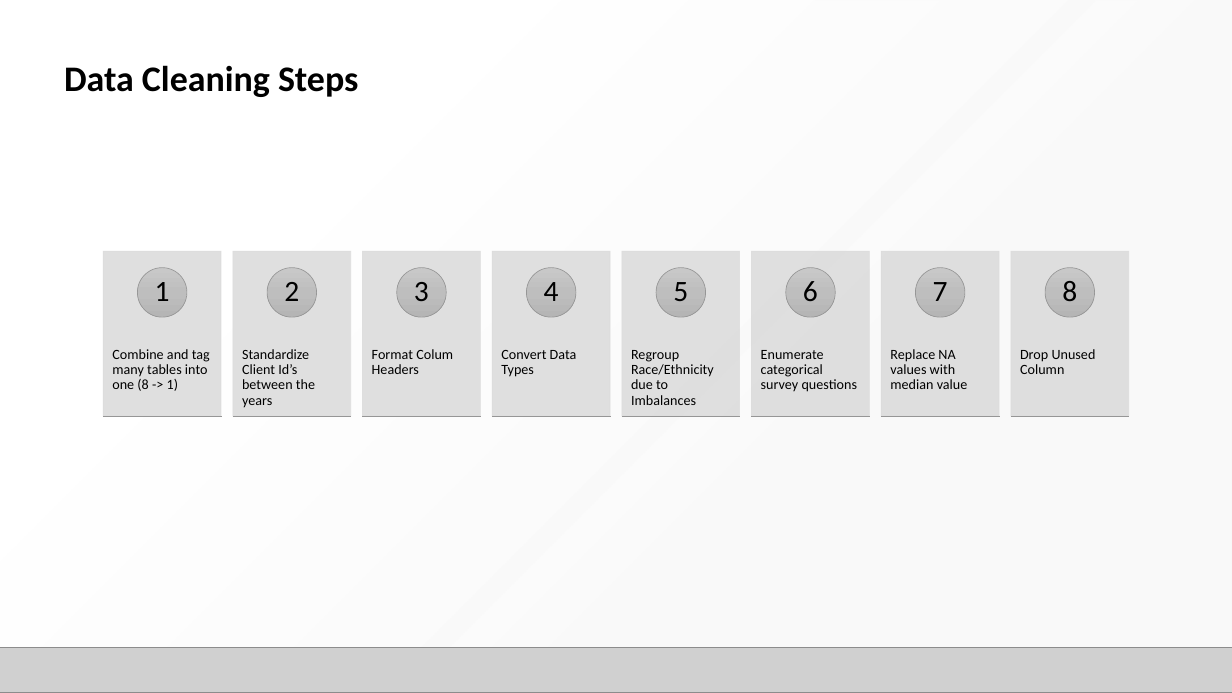
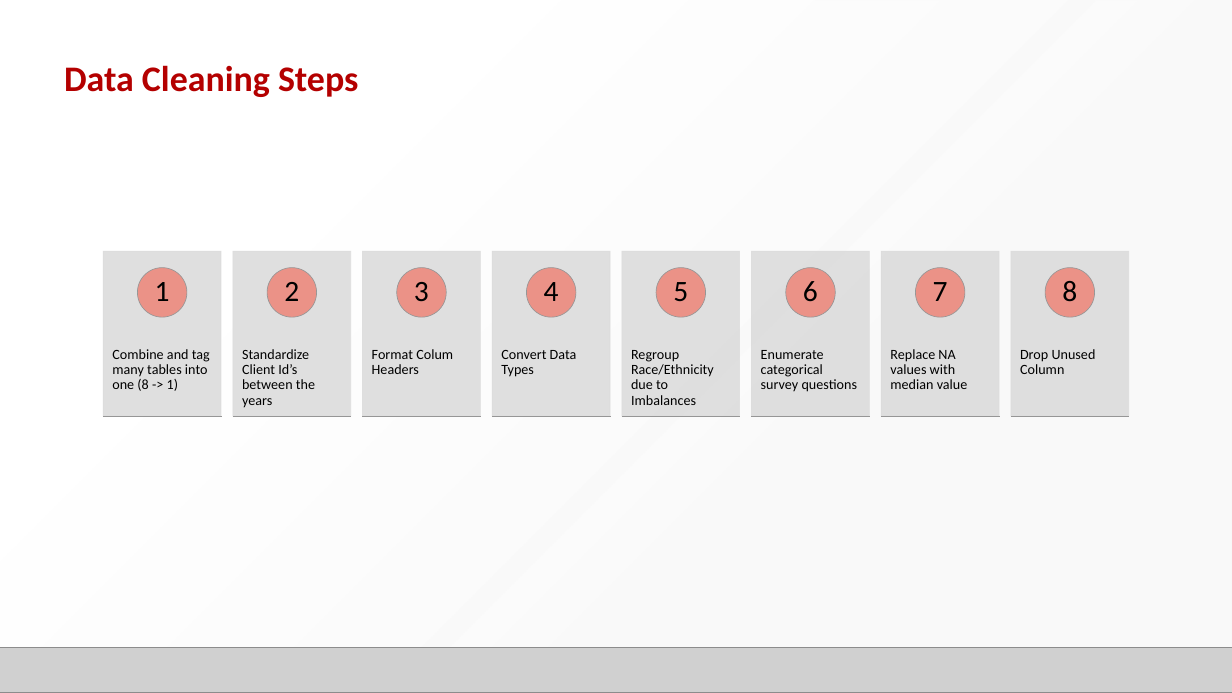
Before and after one commit to josh97ellis/omaha-girls-rock-analysis, a slide deck: slide 5 of deliverables/milestone_2/Final Presentation.pptx. Drawn at 1232x693 pixels with LibreOffice and Linux fonts; fonts in the diff are those of the drawing; grey boxes stand for pictures; background and template pictures are left out. Boxes give left, top, right and bottom in pixels: in the first picture for what was removed or moved away, otherwise in the second. Text is boxed around its words. In the diff, an @@ line names an element or a change of style, - is before the commit and + after.

```diff
--- a/deliverables/milestone_2/Final Presentation.pptx
+++ b/deliverables/milestone_2/Final Presentation.pptx
@@ text "Data Cleaning Steps" at [64, 65, 358, 97]: text colour #000000 to #B40000 @@
@@ fill gradient #C9C9C9 to #BEBEBE to #B5B5B5 to #EB9287 in 8 elements at [138, 268, 188, 318], [267, 268, 317, 318], [396, 268, 446, 318], [527, 268, 577, 318], [656, 268, 706, 318], [786, 268, 836, 318], [916, 268, 966, 318], [1045, 268, 1095, 318] @@
```
Also in this commit, not shown: 8 other slides changed, 13 slides added, 6 slides removed, 13 other files.
